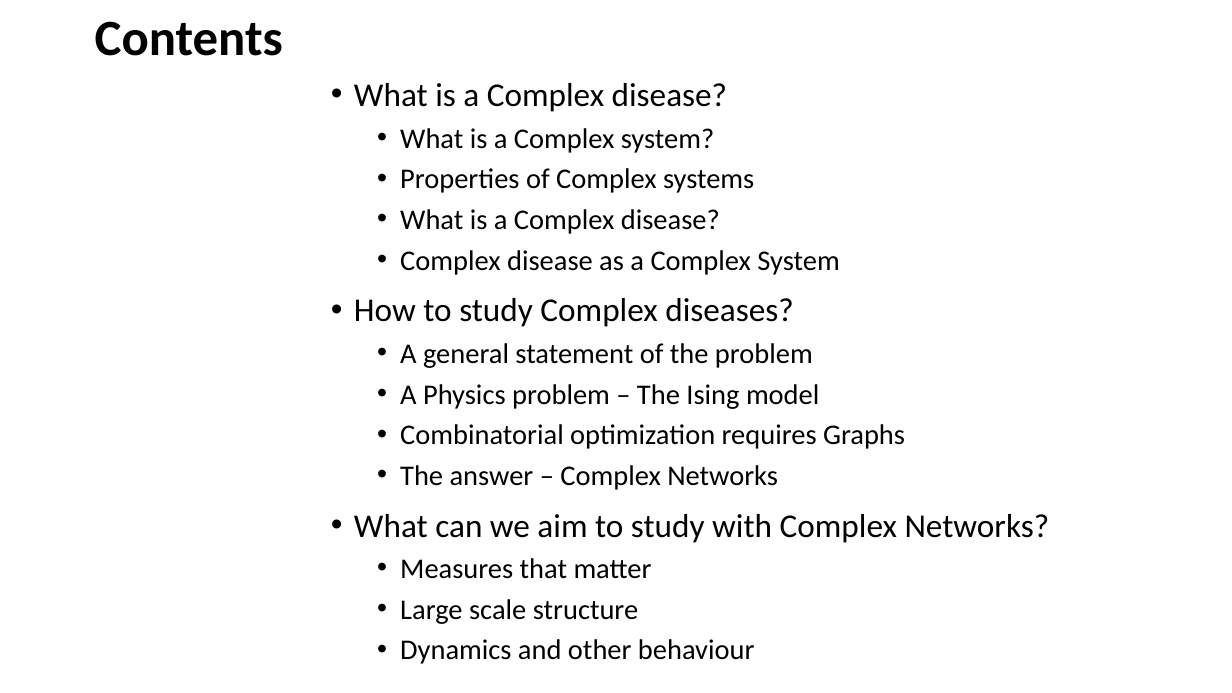
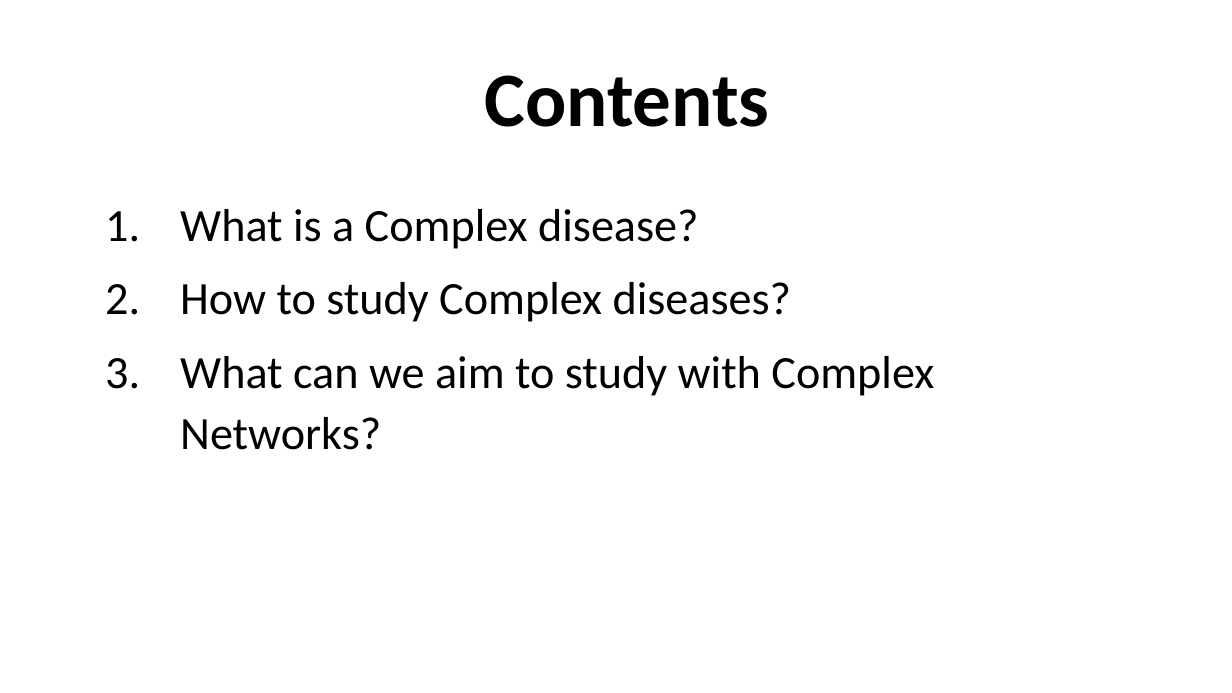
Before and after one commit to VenkiPhy6/seminar-thirdsem, a slide deck: slide 2 of A Primer to Complex Diseases.pptx. Drawn at 1232x693 pixels with LibreOffice and Linux fonts; fonts in the diff are those of the drawing. Boxes give left, top, right and bottom in pixels: in the first picture for what was removed or moved away, otherwise in the second. Text is boxed around its words. In the diff, an @@ line names an element or a change of style, - is before the commit and + after.

```diff
--- a/A Primer to Complex Diseases.pptx
+++ b/A Primer to Complex Diseases.pptx
@@ title "Contents": place and size @@
-title "Contents" at [95, 21, 283, 56]
+title "Contents" at [485, 75, 770, 127]
@@ title "Contents" at [485, 75, 770, 127]: size 39.6 to 60 pt; alignment left to centre @@
@@ text at [400, 128, 839, 275]: paragraphs removed @@
-  • What is a Complex system?
-  • Properties of Complex systems
-  • What is a Complex disease?
-  • Complex disease as a Complex System
@@ text "What is a Complex disease?": place and size @@
-text "What is a Complex disease?" at [354, 83, 1050, 664]
+text "What is a Complex disease?" at [180, 209, 934, 450]
@@ text "What is a Complex disease?" at [180, 209, 934, 450]: size 25.9 to 36 pt; bullet • to 1.; line spacing 1 to 1.1 @@
@@ text at [400, 343, 905, 490]: paragraphs removed @@
-  • A general statement of the problem
-  • A Physics problem – The Ising model
-  • Combinatorial optimization requires Graphs
-  • The answer – Complex Networks
@@ text at [400, 558, 754, 664]: paragraphs removed @@
-  • Measures that matter
-  • Large scale structure
-  • Dynamics and other behaviour
```
Also in this commit, not shown: 3 other slides changed, 6 slides added.
